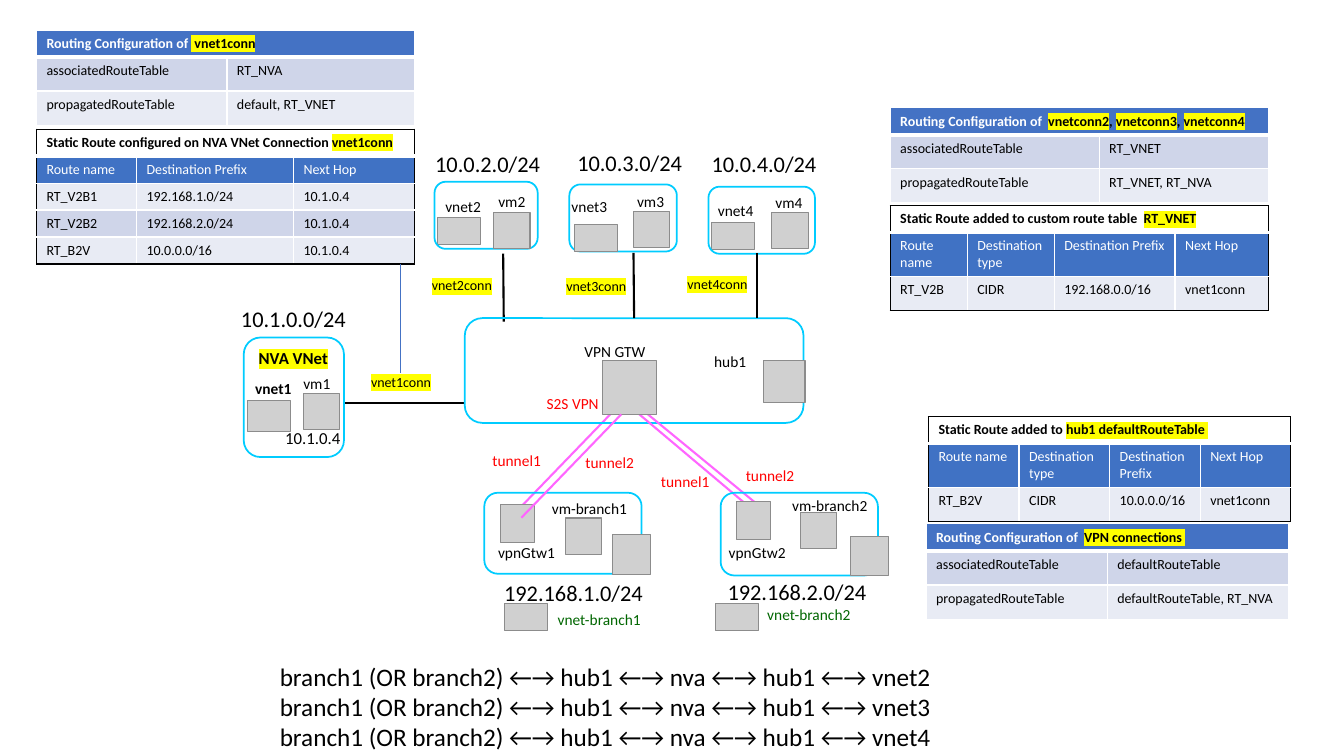
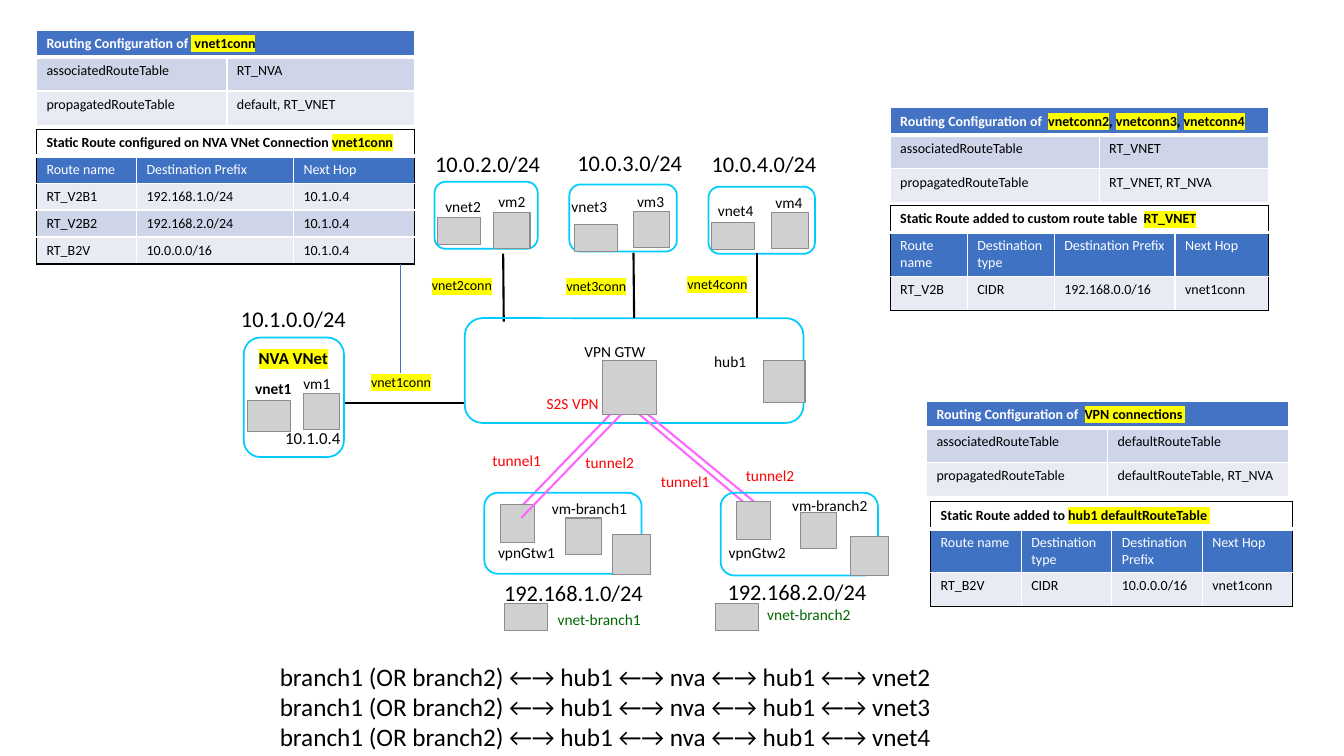
Before and after one commit to fabferri/az-pattern, a slide deck: slide 2 of vwan/03-vwan-nva-b2v-1hub/media/network-diagram.pptx. Drawn at 1344x756 pixels with LibreOffice and Linux fonts; fonts in the diff are those of the drawing; grey boxes stand for pictures. Boxes give left, top, right and bottom in pixels: in the first picture for what was removed or moved away, otherwise in the second. Text is boxed around its words. In the diff, an @@ line names an element or a change of style, - is before the commit and + after.

```diff
--- a/vwan/03-vwan-nva-b2v-1hub/media/network-diagram.pptx
+++ b/vwan/03-vwan-nva-b2v-1hub/media/network-diagram.pptx
@@ table: place and size @@
-table at (927, 524, 1290, 619)
+table at (927, 401, 1290, 496)
@@ table: place and size @@
-table at (929, 416, 1292, 521)
+table at (931, 502, 1294, 607)
```
Also in this commit, not shown: 19 other files.
